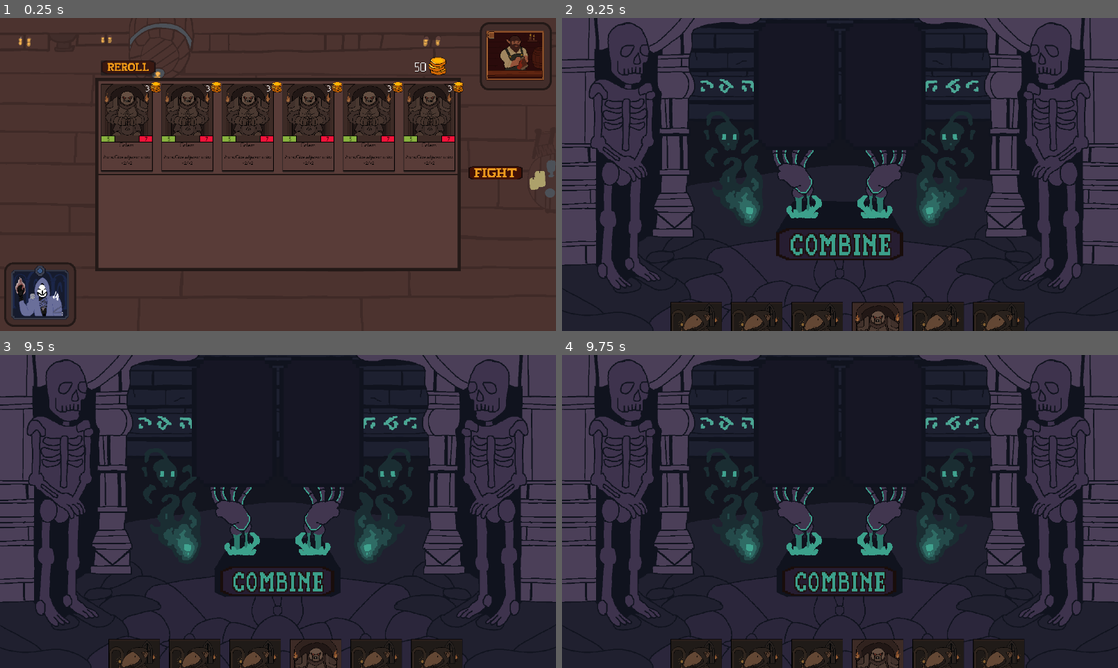
Above: before the commit, frames 1-4 (two rows, left to right).
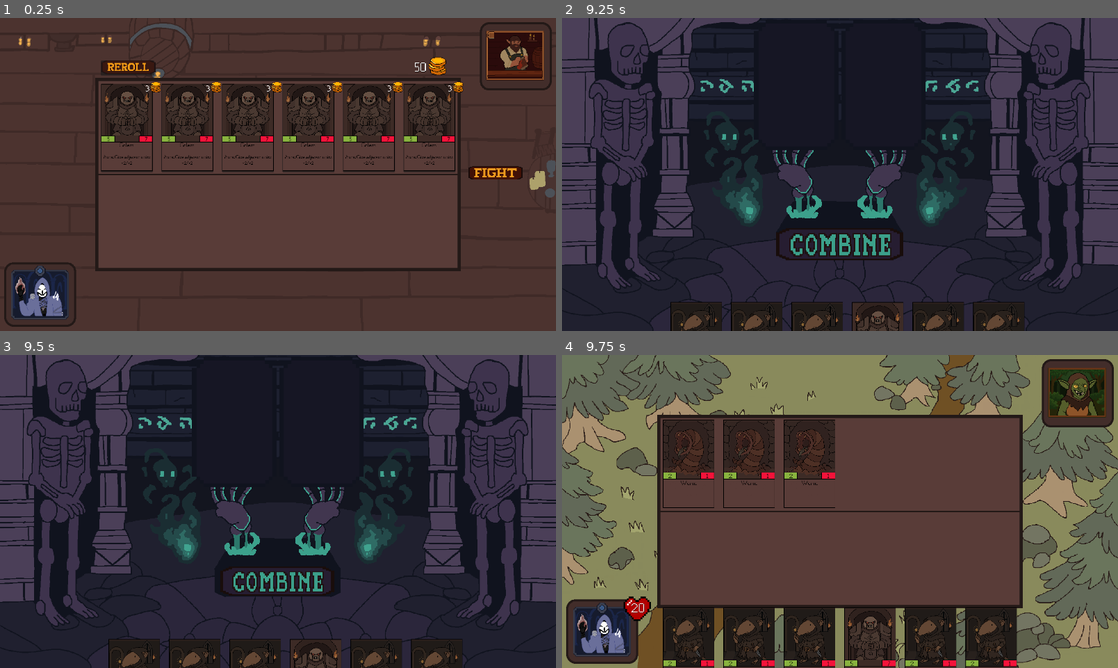
Above: after the commit, the same moments.

Repository: NotEuanB/IMY300
Game: Godot game, scene res://Scenes/Board/board.tscn
The game is run twice, just before and just after one commit, with the same random seed, the same clock (stepped at 60 frames per second) and the same inputs.
Inputs (mouse positions are in pixels of both pictures, inside the frame that each line leads up to):
- Up to frame 1 (0.25 s): no input
- Up to frame 2 (9.25 s): click (689, 68) at 0.5 s; click (689, 127) at 1.25 s; click (751, 127) at 2.02 s; click (812, 127) at 2.77 s; click (867, 127) at 3.52 s; click (928, 127) at 4.27 s; click (990, 127) at 5.02 s; click (1056, 165) at 5.75 s; click (840, 243) at 6.5 s; click (840, 243) at 7.25 s; click (840, 243) at 8 s; move the mouse to (962, 158) at 8.77 s; press the mouse at (962, 158) at 8.78 s
- Up to frame 3 (9.5 s): no input
- Up to frame 4 (9.75 s): release the mouse at (962, 495) at 9.5 s; drag from (728, 527) to (812, 574) at 9.52 s

Frames 1-3 are identical in both runs. In frame 4, 92% of the frame differs, in the area x 0-100%, y 0-100%.

Commit message:
up to date

Diff:
--- a/IMY300 Main Game/new-game-project/Scenes/CombineBoard/combine_button.gd
+++ b/IMY300 Main Game/new-game-project/Scenes/CombineBoard/combine_button.gd
@@ -5,11 +5,10 @@
 
 func _on_pressed() -> void:
 	#$CombineSprite/CombineAnimation.play("Combine_press")
-	var combined = combine_units()
-	if combined:
-		$Button.play()
-		await get_tree().create_timer(3).timeout
-		go_to_fight_scene()
+	combine_units()
+	$Button.play()
+	await get_tree().create_timer(3).timeout
+	go_to_fight_scene()
 
 func go_to_fight_scene():
 	var board_state = get_board_state()
@@ -37,17 +36,17 @@
 
 signal units_combined(combined_unit: Unit)
 
-func combine_units() -> bool:
+func combine_units() -> void:
 	var slot_one_unit = _get_unit_in_slot(slot_one_area)
 	var slot_two_unit = _get_unit_in_slot(slot_two_area)
 
 	if not slot_one_unit or not slot_two_unit:
 		push_error("Both slots must have a unit to combine.")
-		return false
+		return
 
 	var combined_stats = _get_combined_stats(slot_one_unit, slot_two_unit)
 	if combined_stats == null:
-		return false
+		return
 
 	# Remove units from slots
 	slot_one_area.unit_grid.remove_unit(_get_unit_tile(slot_one_area, slot_one_unit))
@@ -58,7 +57,6 @@
 	unit_spawner.spawn_unit(combined_stats)
 	$Combination.play()
 	emit_signal("units_combined")
-	return true
 
 func _get_unit_in_slot(area: PlayArea) -> Unit:
 	for unit in area.unit_grid.units.values():
--- a/IMY300 Main Game/new-game-project/Scenes/ForestBoard/forestboard.gd
+++ b/IMY300 Main Game/new-game-project/Scenes/ForestBoard/forestboard.gd
@@ -168,7 +168,6 @@
 	# Animate attacker moving back to original position
 	var tween_back = create_tween()
 	tween_back.tween_property(attacker, "global_position", original_pos, 0.5)
-	$Attack.play()
 	await tween_back.finished
 
 	# Restore original z_index
@@ -192,7 +191,7 @@
 			var tile = enemy_area.unit_grid.units.keys()[enemy_area.unit_grid.units.values().find(attacker)]
 			enemy_area.unit_grid.remove_unit(tile)
 		attacker.queue_free()
-
+	$Attack.play()
 
 func _update_health_display(unit):
 	if unit.has_node("Stats/HealthStat"):
@@ -237,45 +236,37 @@
 
 	var i = 0
 	var j = 0
-	while true:
+	while i < player_tiles.size() or j < enemy_tiles.size():
 		# Player attacks
-		if i < player_tiles.size():
-			# Check if player unit is still alive
-			var player_unit = player_area.unit_grid.units.get(player_tiles[i], null)
-			if player_unit and player_unit.stats and player_unit.stats.health > 0:
-				# Refresh living enemy tiles
-				var living_enemy_tiles = []
-				for tile in enemy_area.unit_grid.units.keys():
-					var unit = enemy_area.unit_grid.units[tile]
-					if unit and unit.stats and unit.stats.health > 0:
-						living_enemy_tiles.append(tile)
-				if living_enemy_tiles.size() == 0:
-					break
-				var enemy_tile = living_enemy_tiles[randi() % living_enemy_tiles.size()]
-				var enemy_unit = enemy_area.unit_grid.units[enemy_tile]
-				await _attack(player_unit, enemy_unit)
-				await get_tree().create_timer(0.5).timeout
-			i += 1
+		if i < player_tiles.size() and enemy_tiles.size() > 0:
+			var player_unit = player_area.unit_grid.units[player_tiles[i]]
+			# Refresh living enemy tiles
+			var living_enemy_tiles = []
+			for tile in enemy_area.unit_grid.units.keys():
+				var unit = enemy_area.unit_grid.units[tile]
+				if unit and unit.stats and unit.stats.health > 0:
+					living_enemy_tiles.append(tile)
+			if living_enemy_tiles.size() == 0:
+				break
+			var enemy_tile = living_enemy_tiles[randi() % living_enemy_tiles.size()]
+			var enemy_unit = enemy_area.unit_grid.units[enemy_tile]
+			await _attack(player_unit, enemy_unit)
+			await get_tree().create_timer(0.5).timeout
+		i += 1
 
 		# Enemy attacks
-		if j < enemy_tiles.size():
-			# Check if enemy unit is still alive
-			var enemy_unit = enemy_area.unit_grid.units.get(enemy_tiles[j], null)
-			if enemy_unit and enemy_unit.stats and enemy_unit.stats.health > 0:
-				# Refresh living player tiles
-				var living_player_tiles = []
-				for tile in player_area.unit_grid.units.keys():
-					var unit = player_area.unit_grid.units[tile]
-					if unit and unit.stats and unit.stats.health > 0:
-						living_player_tiles.append(tile)
-				if living_player_tiles.size() == 0:
-					break
-				var player_tile = living_player_tiles[randi() % living_player_tiles.size()]
-				var player_unit = player_area.unit_grid.units[player_tile]
-				await _attack(enemy_unit, player_unit)
-				await get_tree().create_timer(0.5).timeout
-			j += 1
-
-		# Stop if both sides are done
-		if i >= player_tiles.size() and j >= enemy_tiles.size():
-			break
+		if j < enemy_tiles.size() and player_tiles.size() > 0:
+			var enemy_unit = enemy_area.unit_grid.units[enemy_tiles[j]]
+			# Refresh living player tiles
+			var living_player_tiles = []
+			for tile in player_area.unit_grid.units.keys():
+				var unit = player_area.unit_grid.units[tile]
+				if unit and unit.stats and unit.stats.health > 0:
+					living_player_tiles.append(tile)
+			if living_player_tiles.size() == 0:
+				break
+			var player_tile = living_player_tiles[randi() % living_player_tiles.size()]
+			var player_unit = player_area.unit_grid.units[player_tile]
+			await _attack(enemy_unit, player_unit)
+			await get_tree().create_timer(0.5).timeout
+		j += 1
--- a/IMY300 Main Game/new-game-project/Scenes/ForestBoard/forestboard.tscn
+++ b/IMY300 Main Game/new-game-project/Scenes/ForestBoard/forestboard.tscn
@@ -13,8 +13,9 @@
 [ext_resource type="Script" uid="uid://cxcur3lg0d5d7" path="res://components/unit_spawner.gd" id="8_ltt0n"]
 [ext_resource type="AudioStream" uid="uid://c8msd2v5ehaox" path="res://assets/sfx/place_on_board.mp3" id="10_2h058"]
 [ext_resource type="AudioStream" uid="uid://bcml1kme2pdlf" path="res://assets/sfx/attack.wav" id="13_trglm"]
-[ext_resource type="AudioStream" uid="uid://nw3c4mp3nao2" path="res://assets/sfx/forest_ambience.mp3" id="13_wha1q"]
 [ext_resource type="AudioStream" uid="uid://cck8y8ttv2i3r" path="res://assets/sfx/damage.mp3" id="14_wha1q"]
+[ext_resource type="AudioStream" uid="uid://5uchen6u0i0k" path="res://assets/sfx/forest_ambience.mp3" id="15_wha1q"]
+[ext_resource type="AudioStream" uid="uid://b2jyrgw6375gj" path="res://assets/sfx/win.wav" id="16_p7wka"]
 
 [node name="Forestboard" type="Node2D"]
 script = ExtResource("1_6whip")
@@ -86,13 +87,23 @@
 script = ExtResource("8_ltt0n")
 hand_area = NodePath("../HandArea")
 
-[node name="Ambience" type="AudioStreamPlayer2D" parent="."]
-stream = ExtResource("13_wha1q")
-autoplay = true
-parameters/looping = true
-
 [node name="Attack" type="AudioStreamPlayer2D" parent="."]
 stream = ExtResource("13_trglm")
 
 [node name="Lose" type="AudioStreamPlayer2D" parent="."]
 stream = ExtResource("14_wha1q")
+
+[node name="Ambience" type="AudioStreamPlayer2D" parent="."]
+stream = ExtResource("15_wha1q")
+volume_db = -20.0
+autoplay = true
+parameters/looping = true
+
+[node name="Win" type="AudioStreamPlayer2D" parent="."]
+stream = ExtResource("16_p7wka")
+
+[node name="Dimmer" type="ColorRect" parent="."]
+visible = false
+offset_right = 1920.0
+offset_bottom = 1080.0
+color = Color(0, 0, 0, 0.5)
--- a/IMY300 Main Game/new-game-project/Scenes/Unit/rat_unit.gd
+++ b/IMY300 Main Game/new-game-project/Scenes/Unit/rat_unit.gd
@@ -2,8 +2,10 @@
 class_name RatUnit
 extends Unit
 
+var buff_used := false
+
 func on_played(play_area: PlayArea) -> void:
-	if stats.buff_used or UnitMover.is_selecting_target:
+	if buff_used or UnitMover.is_selecting_target:
 		return
 
 	var candidates: Array = []
@@ -33,7 +35,7 @@
 	for unit in candidates:
 		if is_instance_valid(unit):
 			unit.set_selectable(false)
-	stats.buff_used = true # <-- Mark as used on the stats resource
+	buff_used = true
 	UnitMover.is_selecting_target = false
 	UnitMover.selecting_rat = null
 	$Buff.play()
--- a/IMY300 Main Game/new-game-project/data/units/rat.tres
+++ b/IMY300 Main Game/new-game-project/data/units/rat.tres
@@ -14,5 +14,4 @@
 pool_count = 100
 skin = ExtResource("2_yr27n")
 description = "On entering: Choose a unit to give +1/+1"
-buff_used = false
 metadata/_custom_type_script = "uid://d2inypj55y68q"
--- a/IMY300 Main Game/new-game-project/data/units/unit_stats.gd
+++ b/IMY300 Main Game/new-game-project/data/units/unit_stats.gd
@@ -14,7 +14,5 @@
 @export var skin: Texture2D
 @export var description: String = ""
 
-@export var buff_used := false
-
 func _to_string() -> String:
 	return name
Not shown: 1 places in IMY300 Main Game/new-game-project/Scenes/ForestBoard/forestboard.tscn that only renumber resources
Not shown, changed: IMY300 Main Game/new-game-project/assets/sfx/forest_ambience.mp3.import
